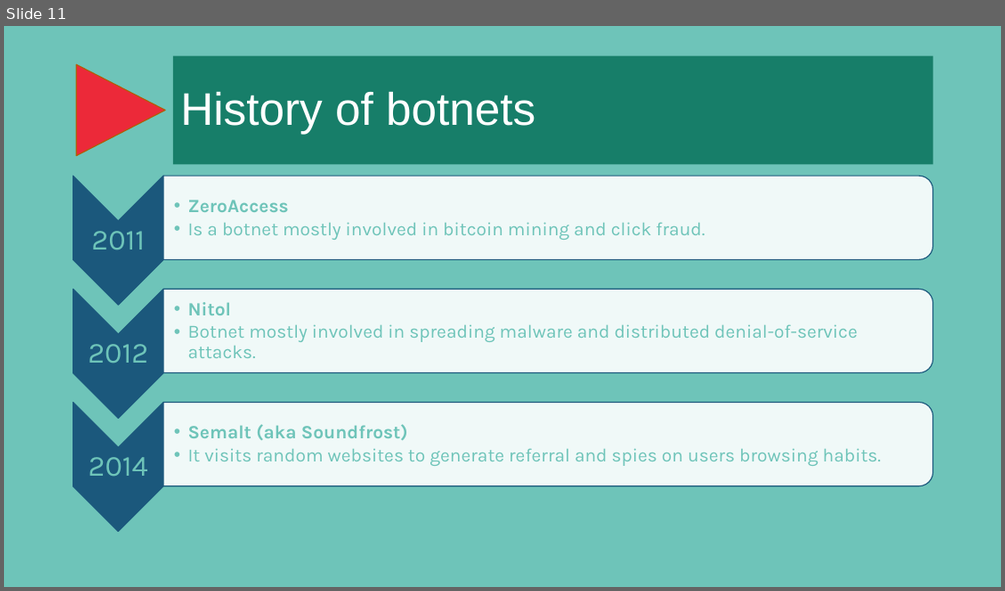
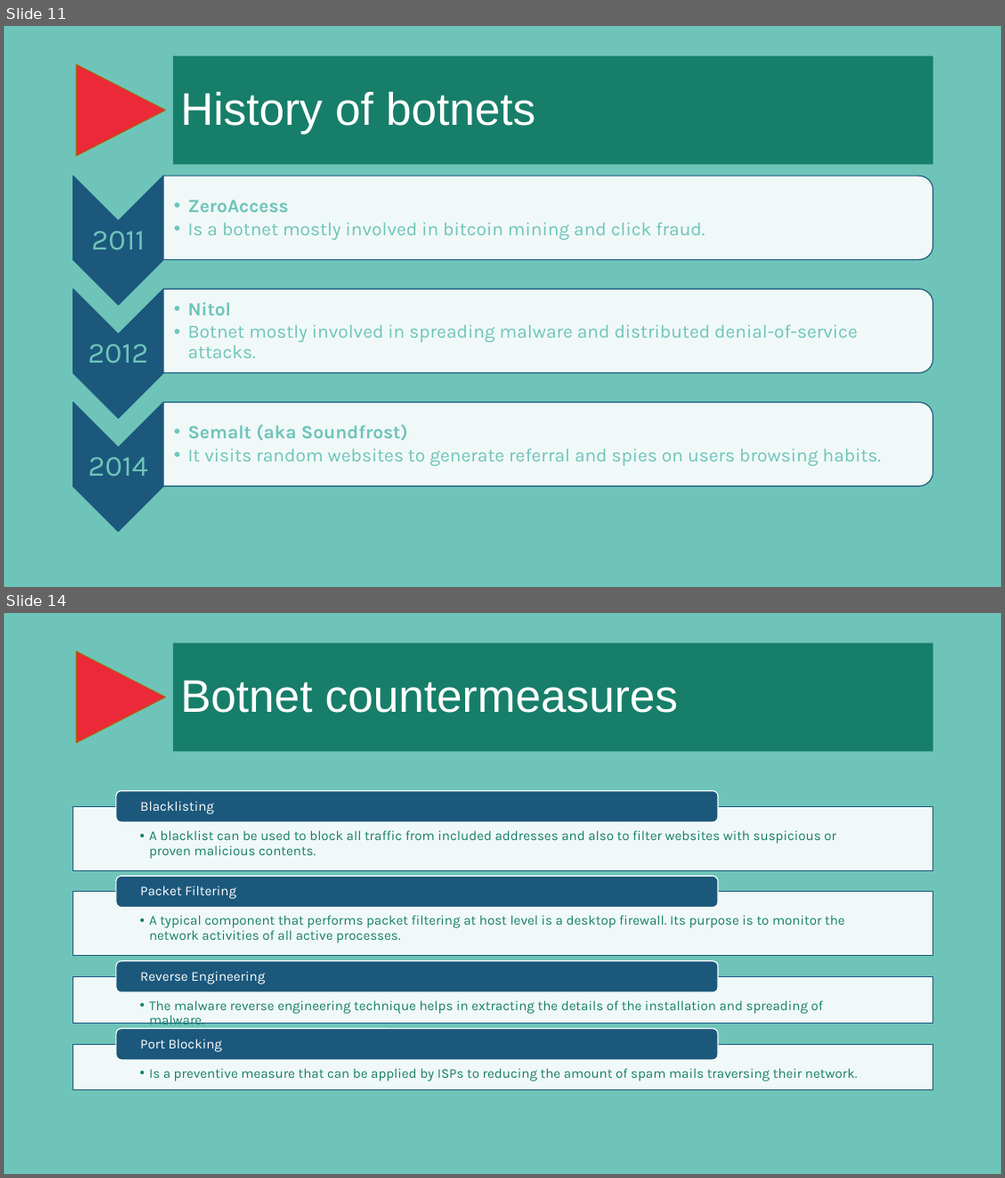
Before and after one commit to jpdias/botnet-lab, a slide deck: report/A hands-on approach on botnets.pptx. Shown one above the other, each under a label of ours: slide 11 before the commit, slides 11 and 14 after it; the slides between them are not shown. The pictures are 1005x591 and 1005x1178 pixels, drawn with LibreOffice and Linux fonts; fonts in the diff are those of the drawing; background and template pictures are left out. Boxes give left, top, right and bottom in pixels: in the first picture for what was removed or moved away, otherwise in the second. Text is boxed around its words. In the diff, an @@ line names an element or a change of style, - is before the commit and + after.

```diff
--- a/report/A hands-on approach on botnets.pptx
+++ b/report/A hands-on approach on botnets.pptx
@@ slide 14 added at [4, 613, 1001, 1174], background #6EC4B9; not listed: 1 template element that a slide beside it also shows @@
@@ title added at [173, 643, 933, 751], fill #177E69, 44 pt, text #FFFFFF @@
+Botnet countermeasures
@@ group added at [73, 791, 933, 1091]: 8 texts, 4 rectangles, 4 rounded rectangles @@
+  •• A blacklist can be used to block all traffic from included addresses and also to filter websites with suspicious or proven malicious contents.
+Blacklisting
+  •• A typical component that performs packet filtering at host level is a desktop firewall. Its purpose is to monitor the network activities of all active processes.
+Packet Filtering
+  •• The malware reverse engineering technique helps in extracting the details of the installation and spreading of malware.
+Reverse Engineering
+  •• Is a preventive measure that can be applied by ISPs to reducing the amount of spam mails traversing their network.
+Port Blocking
```
Also in this commit, not shown: 2 slides changed, 14 other slides added, 2 slides removed.
